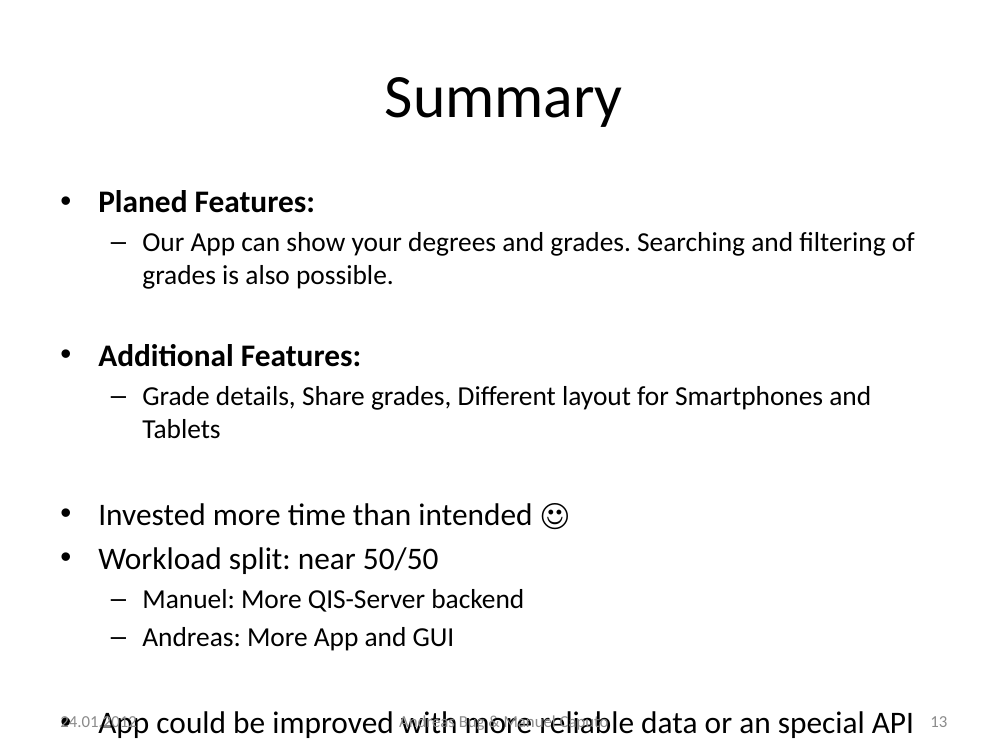
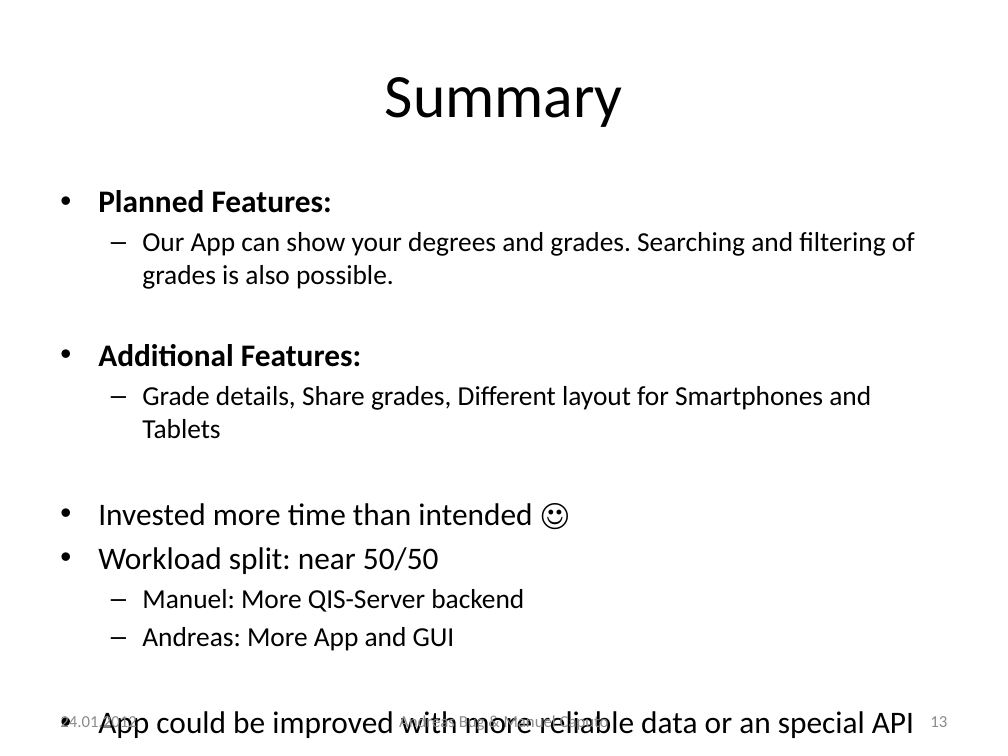
Before and after one commit to n0rf/htwg-grade-app, a slide deck: slide 13 of docs/notenapp-praesi.pptx. Drawn at 1008x756 pixels with LibreOffice and Linux fonts; fonts in the diff are those of the drawing; background and template pictures are left out. Boxes give left, top, right and bottom in pixels: in the first picture for what was removed or moved away, otherwise in the second. Text is boxed around its words. In the diff, an @@ line names an element or a change of style, - is before the commit and + after.

```diff
--- a/docs/notenapp-praesi.pptx
+++ b/docs/notenapp-praesi.pptx
@@ text at (x1=98, y1=190, x2=332, y2=213): text changed @@
-• Planed Features:
+• Planned Features:
```
